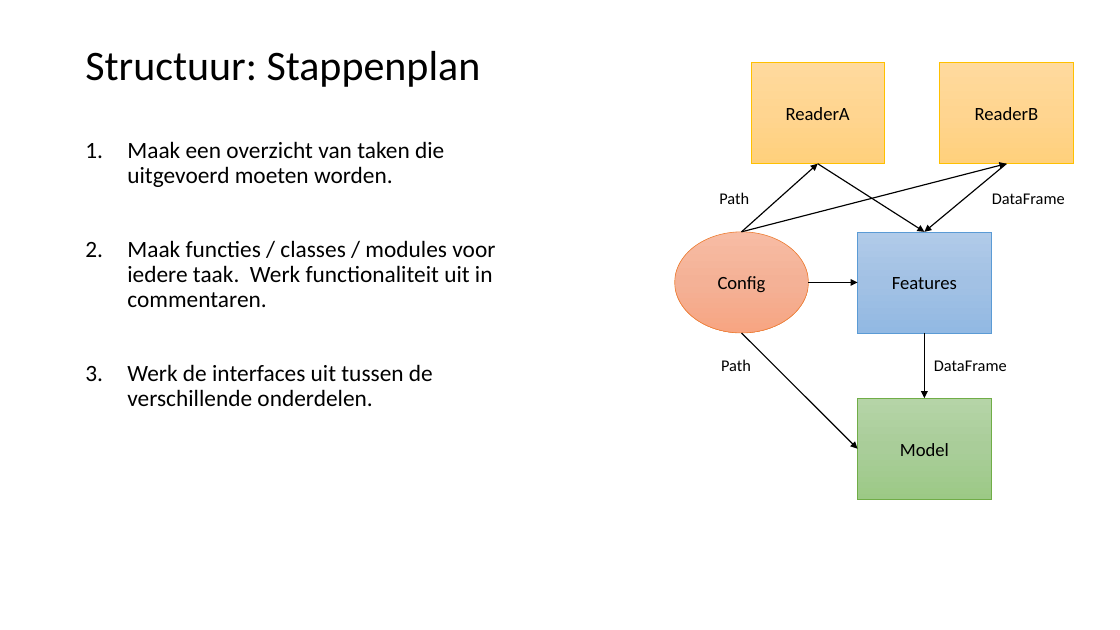
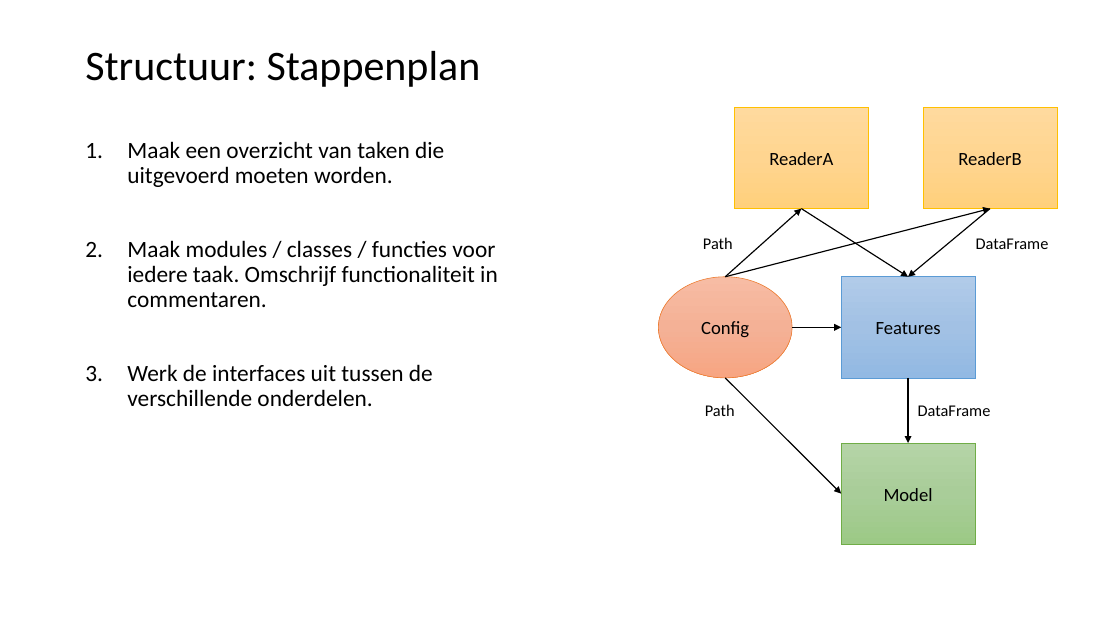
Before and after one commit to LFKoning/knowledge-sharing, a slide deck: slide 14 of python_trainees/2_production_code/python_traineeship_2.pptx (slide 15 before the commit). Drawn at 1120x630 pixels with LibreOffice and Linux fonts; fonts in the diff are those of the drawing. Boxes give left, top, right and bottom in pixels: in the first picture for what was removed or moved away, otherwise in the second. Text is boxed around its words. In the diff, an @@ line names an element or a change of style, - is before the commit and + after.

```diff
--- a/python_trainees/2_production_code/python_traineeship_2.pptx
+++ b/python_trainees/2_production_code/python_traineeship_2.pptx
@@ text at (127, 240, 498, 307): text changed @@
-2. Maak functies / classes / modules voor iedere taak. Werk functionaliteit uit in commentaren.
+2. Maak modules / classes / functies voor iedere taak. Omschrijf functionaliteit in commentaren.
@@ 7 arrows, 4 texts, 4 rectangles, 1 ellipse: place and size @@
-7 arrows, 4 texts, 4 rectangles, 1 ellipse at (675, 62, 1073, 499)
+7 arrows, 4 texts, 4 rectangles, 1 ellipse at (659, 108, 1057, 544)
```
Also in this commit, not shown: 15 other slides changed, 3 slides added, 4 slides removed, 9 other files.
